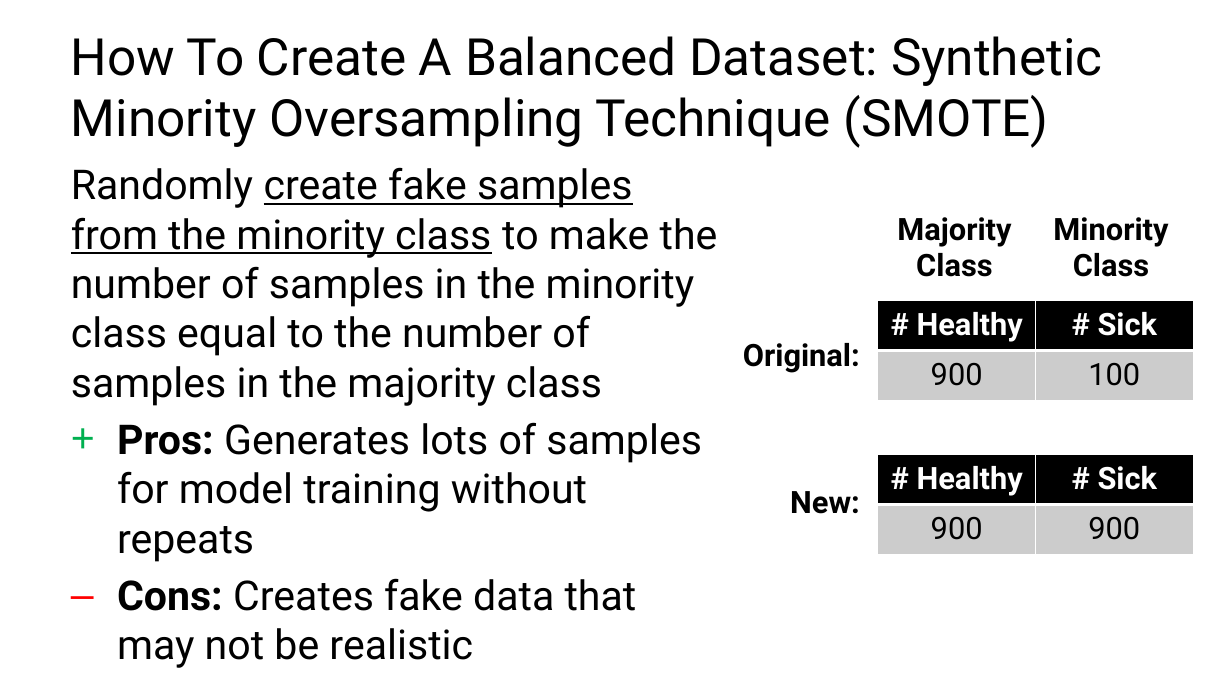
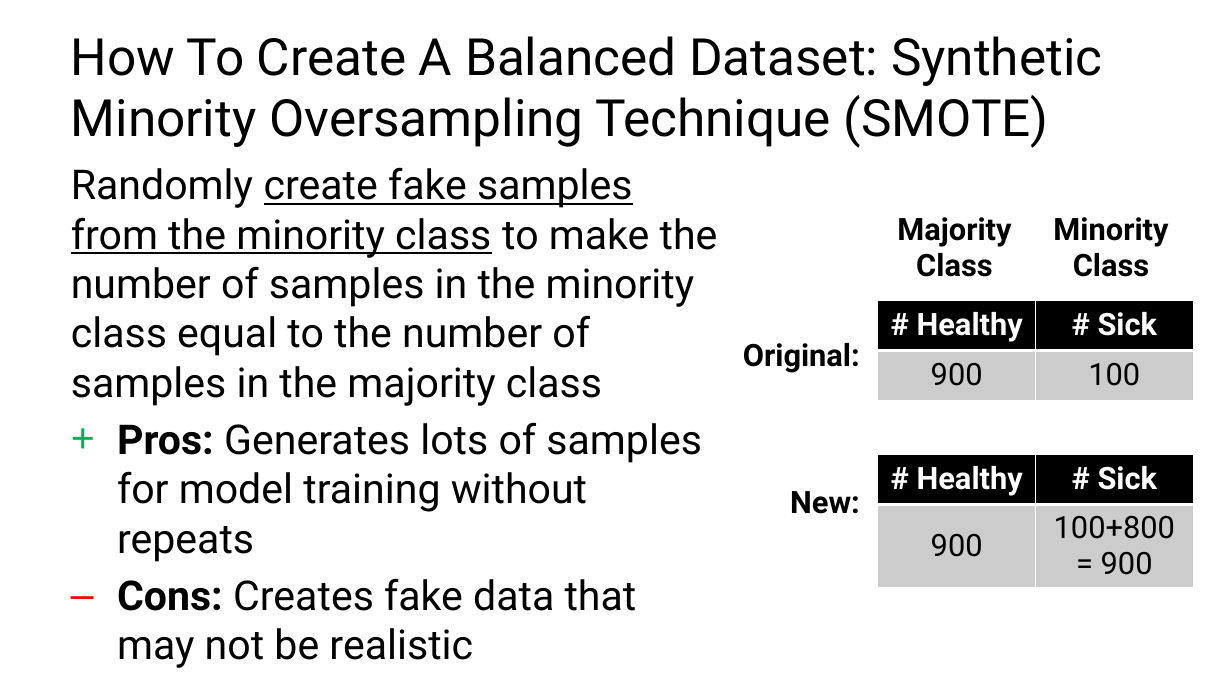
Before and after one commit to C4M-UofT/C4M-UofT.github.io, a slide deck: slide 34 of lectures/winter/6_ml_workflow/MachineLearning_tutorial.pptx. Drawn at 1232x693 pixels with LibreOffice and Linux fonts; fonts in the diff are those of the drawing. Boxes give left, top, right and bottom in pixels: in the first picture for what was removed or moved away, otherwise in the second. Text is boxed around its words. In the diff, an @@ line names an element or a change of style, - is before the commit and + after.

```diff
--- a/lectures/winter/6_ml_workflow/MachineLearning_tutorial.pptx
+++ b/lectures/winter/6_ml_workflow/MachineLearning_tutorial.pptx
@@ table at (878,455,1194,588) @@
-row 2, column 2: 900
+row 2, column 2: 100+800 = 900
```
Also in this commit, not shown: 6 other slides changed, 2 slides added, 1 other file.
